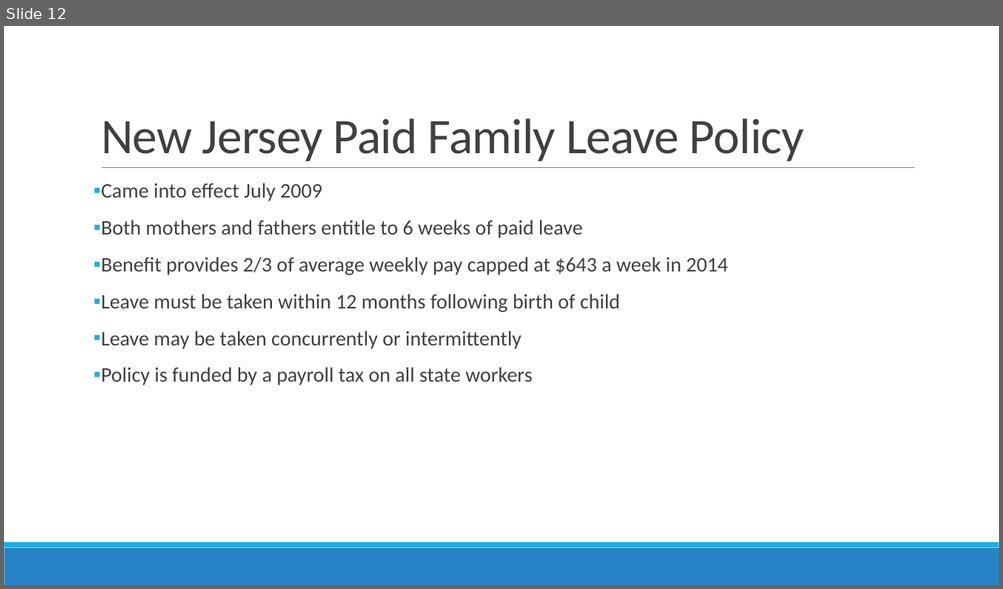
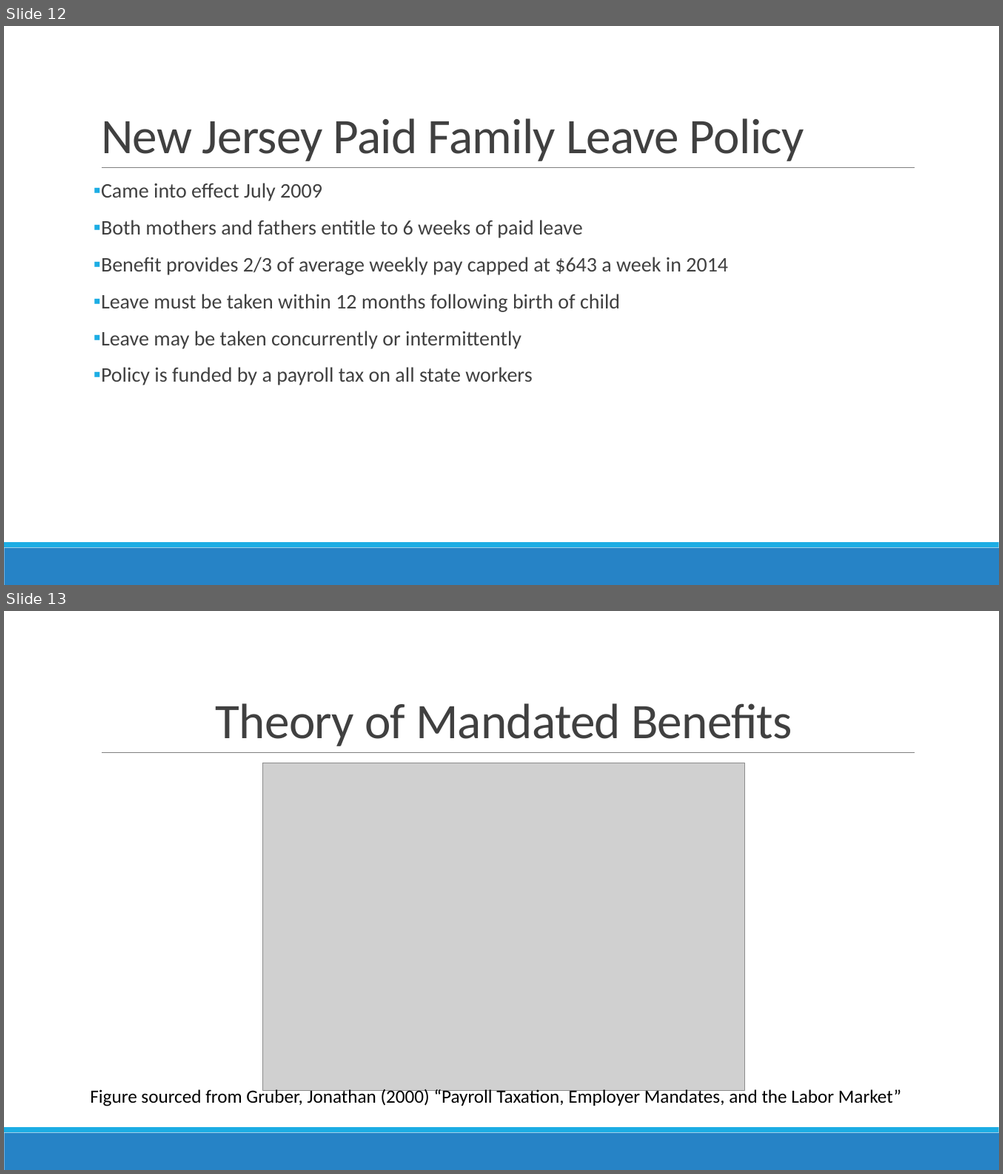
Before and after one commit to alexgoldsmith/Thesis, a slide deck: Thesis.pptx. Shown one above the other, each under a label of ours: slide 12 before the commit, slides 12 and 13 after it. The pictures are 1003x589 and 1003x1174 pixels, drawn with LibreOffice and Linux fonts; fonts in the diff are those of the drawing; grey boxes stand for pictures. Boxes give left, top, right and bottom in pixels: in the first picture for what was removed or moved away, otherwise in the second. Text is boxed around its words. In the diff, an @@ line names an element or a change of style, - is before the commit and + after.

```diff
--- a/Thesis.pptx
+++ b/Thesis.pptx
@@ slide 13 added at [4, 611, 999, 1170], background #FFFFFF; not listed: 3 template elements that a slide beside it also shows @@
@@ title added at [216, 703, 792, 746], 48 pt, text #404040 @@
+Theory of Mandated Benefits
@@ picture added at [263, 763, 745, 1091] @@
@@ text added at [90, 1088, 901, 1107], 18 pt, text #000000 @@
+Figure sourced from Gruber, Jonathan (2000) “Payroll Taxation, Employer Mandates, and the Labor Market”
```
Also in this commit, not shown: 1 other slide added, 1 other file.
